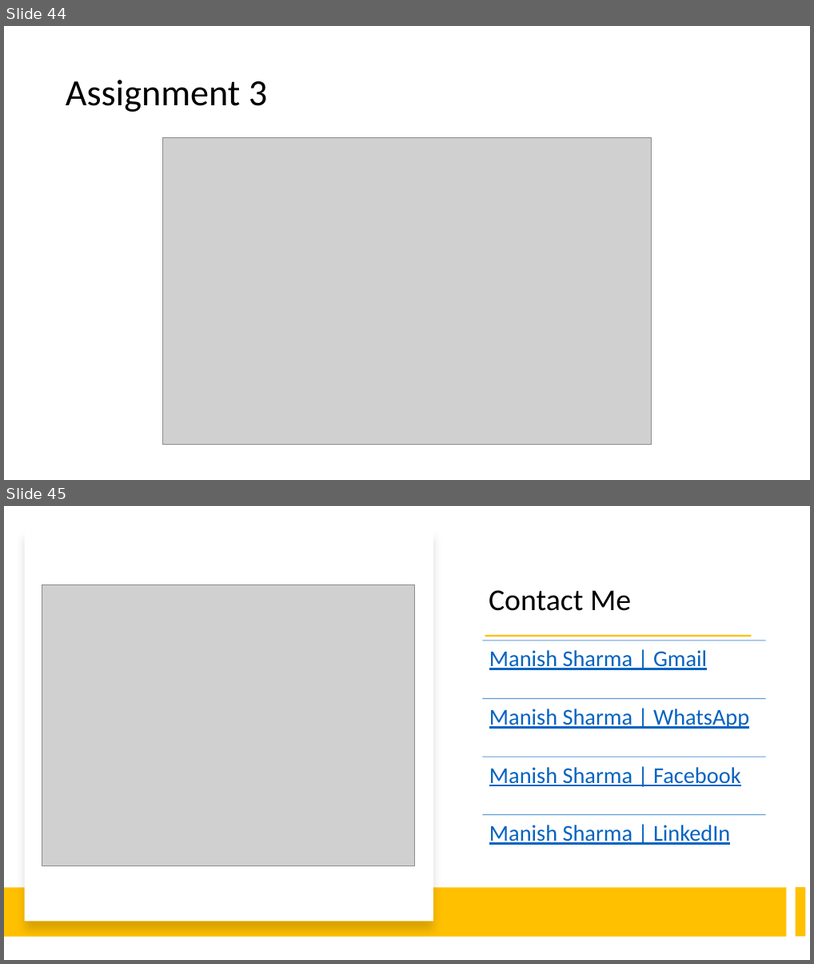
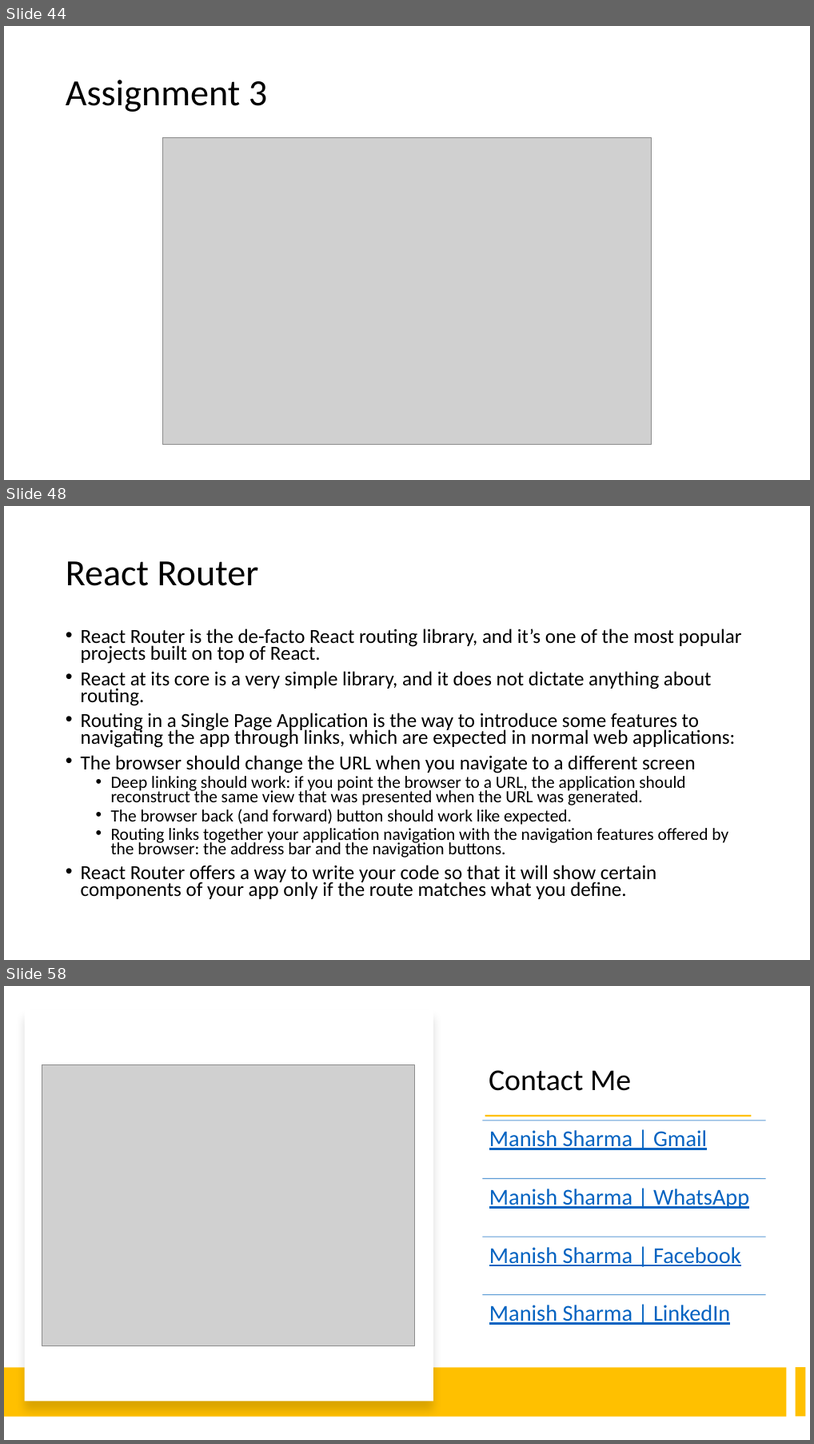
Before and after one commit to rath321/react-training-aug, a slide deck: Notes/React.pptx. Shown one above the other, each under a label of ours: slides 44 and 45 before the commit, slides 44, 48 and 58 after it; the slides between them are not shown. The pictures are 814x964 and 814x1444 pixels, drawn with LibreOffice and Linux fonts; fonts in the diff are those of the drawing; grey boxes stand for pictures. Boxes give left, top, right and bottom in pixels: in the first picture for what was removed or moved away, otherwise in the second. Text is boxed around its words. In the diff, an @@ line names an element or a change of style, - is before the commit and + after.

```diff
--- a/Notes/React.pptx
+++ b/Notes/React.pptx
@@ slide 48 added at [4,506,810,960], background #FFFFFF @@
@@ title added at [66,561,259,586], 44 pt, text #000000 @@
+React Router
@@ text added at [81,628,742,899], 23.8 pt, text #000000 @@
+• React Router is the de-facto React routing library, and it’s one of the most popular projects built on top of React.
+• React at its core is a very simple library, and it does not dictate anything about routing.
+• Routing in a Single Page Application is the way to introduce some features to navigating the app through links, which are expected in normal web applications:
+• The browser should change the URL when you navigate to a different screen
+  • Deep linking should work: if you point the browser to a URL, the application should reconstruct the same view that was presented when the URL was generated.
+  • The browser back (and forward) button should work like expected.
+  • Routing links together your application navigation with the navigation features offered by the browser: the address bar and the navigation buttons.
+• React Router offers a way to write your code so that it will show certain components of your app only if the route matches what you define.
@@ what was slide 45 is now slide 58 @@
```
Also in this commit, not shown: 12 other slides added.
